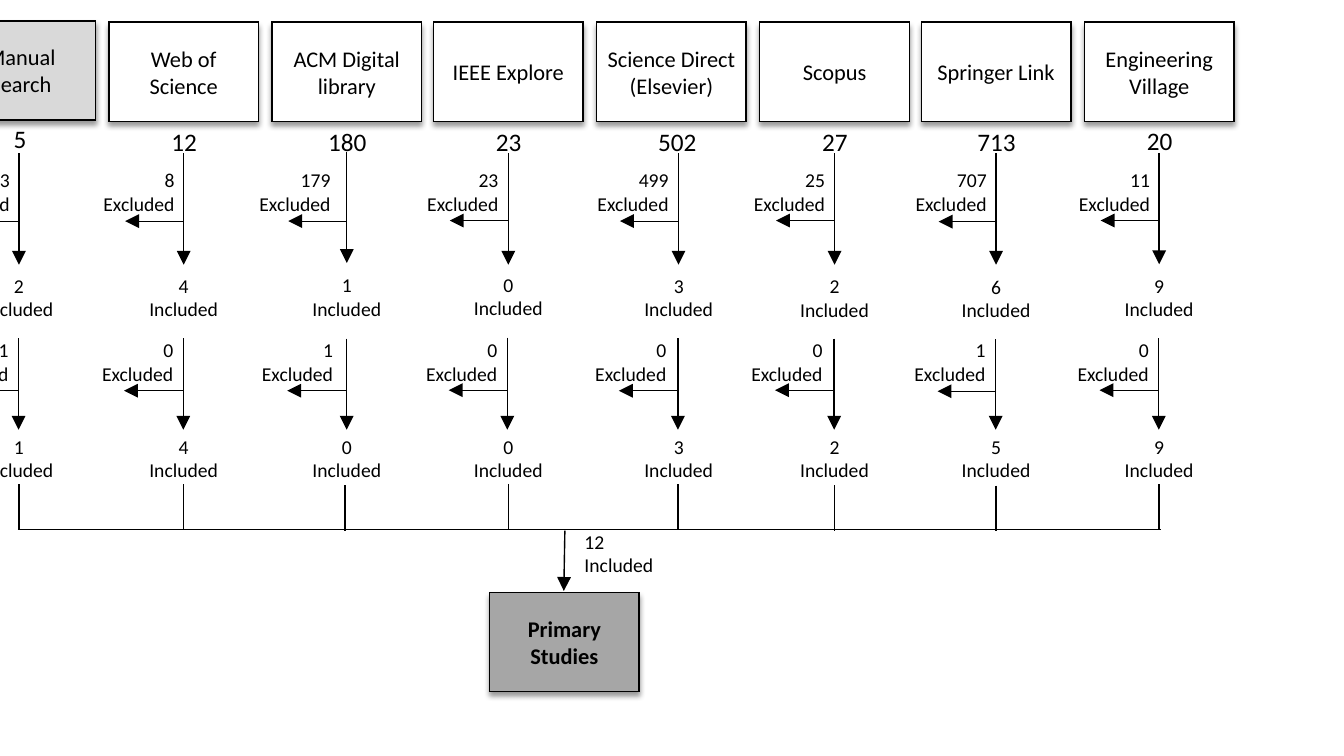
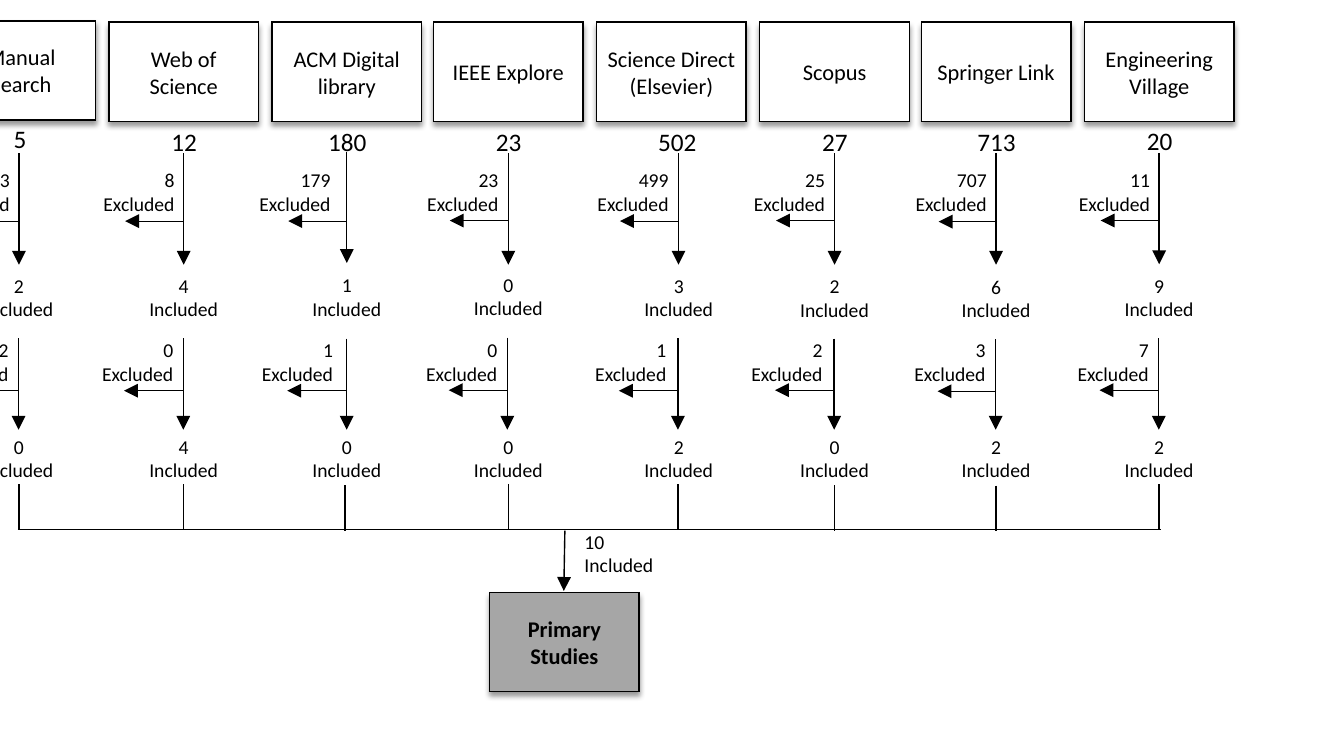
Before and after one commit to duarterafael/doctorate-degree, a slide deck: slide 1 of eye-tracker/RSL/V2/Fig05.pptx. Drawn at 1344x756 pixels with LibreOffice and Linux fonts; fonts in the diff are those of the drawing. Boxes give left, top, right and bottom in pixels: in the first picture for what was removed or moved away, otherwise in the second. Text is boxed around its words. In the diff, an @@ line names an element or a change of style, - is before the commit and + after.

```diff
--- a/eye-tracker/RSL/V2/Fig05.pptx
+++ b/eye-tracker/RSL/V2/Fig05.pptx
@@ rectangle "Manual Search" at [0,21,96,120]: fill #D9D9D9 to #FFFFFF @@
@@ text at [0,344,9,357]: text changed @@
-1
+2
@@ text at [656,344,666,357]: text changed @@
-0
+1
@@ text at [813,344,823,357]: text changed @@
-0
+2
@@ text at [976,344,986,357]: text changed @@
-1
+3
@@ text at [1139,344,1149,357]: text changed @@
-0
+7
@@ text at [14,441,24,454]: text changed @@
-1
+0
@@ text at [674,441,684,454]: text changed @@
-3
+2
@@ text at [830,441,840,454]: text changed @@
-2
+0
@@ text at [991,441,1001,454]: text changed @@
-5
+2
@@ text at [1154,441,1164,454]: text changed @@
-9
+2
@@ text at [584,536,604,549]: text changed @@
-12
+10
```
Also in this commit, not shown: 14 other files.
